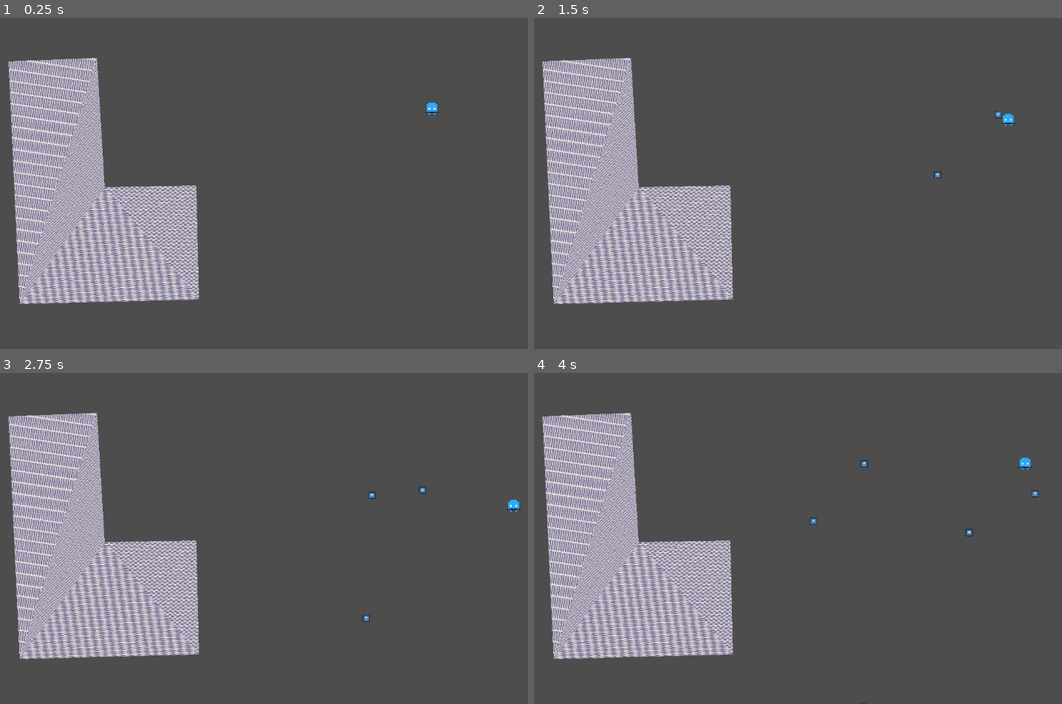
Above: before the commit, frames 1-4 (two rows, left to right).
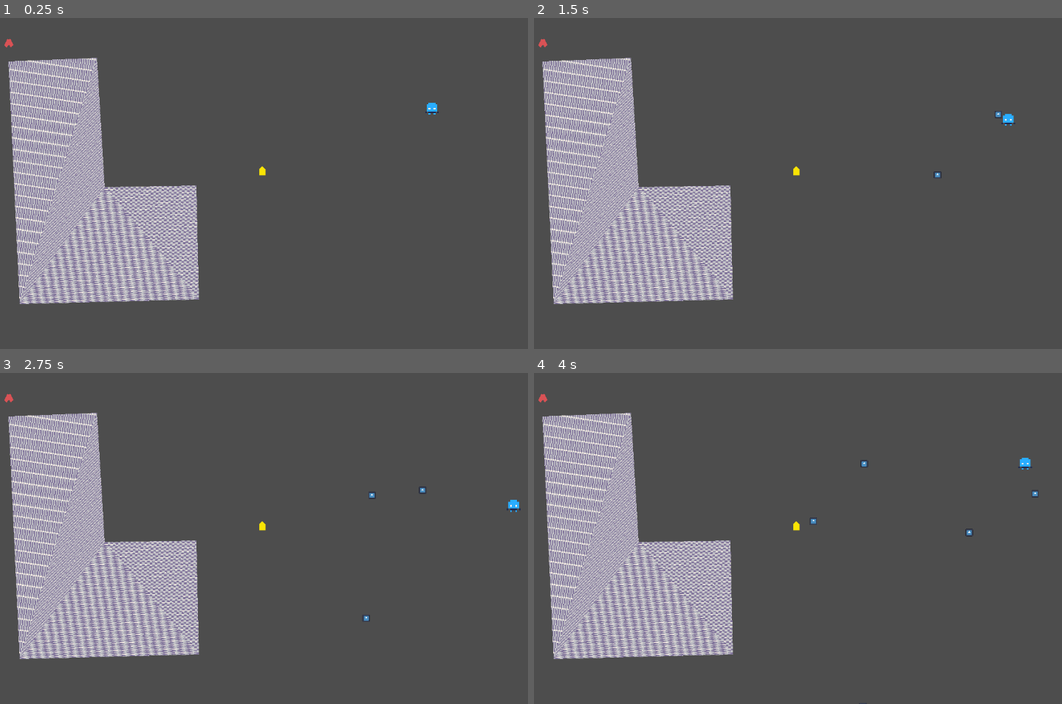
Above: after the commit, the same moments.

Repository: danilkor/core-mechanics-challenge-2025-winter
Game: Godot game, scene res://Scenes/Main.tscn
Same seed, same stepped clock (60 frames per second), same inputs: the game is played once before the commit and once after it. The engine's default icon, where the game draws it, is replaced by a stand-in: a white triangle on a blue panel in a dark square.
Inputs (mouse positions are in pixels of both pictures, inside the frame that each line leads up to):
- Up to frame 1 (0.25 s): no input
- Up to frame 2 (1.5 s): tap Enter at 0.5 s; move the mouse to (940, 166) at 0.52 s; press the mouse at (940, 166) at 0.53 s; hold D (right) 0.53-1.28 s; move the mouse to (692, 200) at 1.27 s; release the mouse at (692, 200) at 1.28 s; hold S (down) from 1.28 s (still down); click (692, 200) at 1.35 s
- Up to frame 3 (2.75 s): move the mouse to (337, 465) at 2.02 s; release S (down) at 2.03 s; press the mouse at (337, 465) at 2.03 s; hold D (right) from 2.03 s (still down)
- Up to frame 4 (4 s): move the mouse to (782, 604) at 2.77 s; release D (right) at 2.78 s; release the mouse at (782, 604) at 2.78 s; hold W (up) 2.78-3.53 s; click (782, 604) at 2.85 s; move the mouse to (988, 588) at 3.52 s; press the mouse at (988, 588) at 3.53 s; hold A (left) from 3.53 s (still down)

The runs differ from the first frame. In frame 1, less than 0.1% of the frame differs, in the area x 0-51%, y 6-48%; in frame 2, less than 0.1%; in frame 3, less than 0.1%; in frame 4, less than 0.1%.

Commit message:
fixed walls, some characters refactoring

Diff:
--- a/Navigation/MainMapPolygon.tres
+++ b/Navigation/MainMapPolygon.tres
@@ -1,7 +1,7 @@
 [gd_resource type="NavigationPolygon" format=3 uid="uid://ckjpo1y4ye77u"]
 
 [resource]
-vertices = PackedVector2Array(23, 19.03125, 1132.8672, 20.960938, 379.7422, 143.88281, 269.8672, 136.25, 1129.1172, 630.84375, 339.96875, 254.88281, 23, 622.14844, 220.27344, 209.79688)
-polygons = Array[PackedInt32Array]([PackedInt32Array(0, 1, 2, 3), PackedInt32Array(2, 1, 4, 5), PackedInt32Array(5, 4, 6, 7), PackedInt32Array(7, 6, 0), PackedInt32Array(0, 3, 7)])
+vertices = PackedVector2Array(1130.8594, 22.960938, 1127.1328, 628.8203, 25, 620.1719, 25, 21.03125)
+polygons = Array[PackedInt32Array]([PackedInt32Array(0, 1, 2, 3)])
 outlines = Array[PackedVector2Array]([PackedVector2Array(3, -1, 1153, 1, 1149, 651, 3, 642)])
-agent_radius = 20.0
+agent_radius = 22.0
--- a/Scenes/Main.tscn
+++ b/Scenes/Main.tscn
@@ -4,8 +4,11 @@
 [ext_resource type="Texture2D" uid="uid://c7d1ip287n0i3" path="res://Assets/kenney_pico-8-platformer/Transparent/Tiles/tile_0105.png" id="2_pbw6q"]
 [ext_resource type="NavigationPolygon" uid="uid://ckjpo1y4ye77u" path="res://Navigation/MainMapPolygon.tres" id="3_v1gob"]
 [ext_resource type="PackedScene" uid="uid://badqkirhbwrdb" path="res://Nodes/Wall.tscn" id="5_pbw6q"]
+[ext_resource type="Script" uid="uid://d1hatxk38vfj2" path="res://Scripts/Enemy.gd" id="5_v1gob"]
 
 [sub_resource type="RectangleShape2D" id="RectangleShape2D_bo1nx"]
+
+[sub_resource type="CircleShape2D" id="CircleShape2D_rgh2o"]
 
 [node name="Main" type="Node2D" unique_id=551058615]
 
@@ -26,9 +29,24 @@
 [node name="NavigationRegion2D" type="NavigationRegion2D" parent="." unique_id=1884080507]
 navigation_polygon = ExtResource("3_v1gob")
 
-[node name="NavigationObstacle2D" type="NavigationObstacle2D" parent="NavigationRegion2D" unique_id=1994884867]
-vertices = PackedVector2Array(352, 162, 328, 229, 251, 200, 280, 157)
-affect_navigation_mesh = true
-
 [node name="Wall" parent="." unique_id=1012657456 instance=ExtResource("5_pbw6q")]
 position = Vector2(294, 416)
+
+[node name="Enemy" type="CharacterBody2D" parent="." unique_id=1304602034]
+position = Vector2(52, 49)
+script = ExtResource("5_v1gob")
+
+[node name="CollisionShape2D" type="CollisionShape2D" parent="Enemy" unique_id=1880849237]
+shape = SubResource("CircleShape2D_rgh2o")
+
+[node name="Polygon2D" type="Polygon2D" parent="Enemy" unique_id=1669779794]
+color = Color(0.8524747, 0.32398525, 0.33373213, 1)
+antialiased = true
+polygon = PackedVector2Array(-9, 4, -5, -4, -4, -6, -3, -8, 0, -7, 3, -8, 9, 4, 4, 9, 1, 4, -1, 4, -4, 9)
+
+[node name="Node2D" type="Node2D" parent="." unique_id=674506954]
+position = Vector2(547, 303)
+
+[node name="Polygon2D" type="Polygon2D" parent="Node2D" unique_id=1964259205]
+color = Color(1, 0.91749996, 0.00999999, 0.9647059)
+polygon = PackedVector2Array(-6, 5, 6, 5, 6, -7, 0, -13, -6, -7)
--- a/Scripts/Bullet.gd
+++ b/Scripts/Bullet.gd
@@ -21,7 +21,7 @@
 
 # ==== EXTRA ======
 const wall_class = preload("res://Scripts/Wall.gd")
-
+var friendly: bool
 
 func _ready() -> void:
 	timer.wait_time = time_to_live
--- a/Scripts/Character.gd
+++ b/Scripts/Character.gd
@@ -1,11 +1,24 @@
 extends CharacterBody2D
 class_name Character
 
+
+@export_category("Character Stats")
 var max_health = 5
 var health = 5
 var speed = 110
 var size = 5
 
+
+# ====== SIGNALS ======
+signal damaged(damage: int)
+signal died
+
+# ====== Shooting ======
+var bullet_node = preload("res://Nodes/Bullet.tscn")
+@onready var main_node = get_node("/root/Main")
+
+# ======
+var base: Node
 
 func print_data() -> void:
 	print("max_health: ", max_health)
@@ -17,7 +30,27 @@
 	print("[DEBUG] New Character created: {")
 	print_data()
 	print("}")
+
+	base = main_node.find_child("Base")
 	pass
 
 func _process(delta: float) -> void:
 	pass
+
+# Should be called by bullet
+func damage() -> void:
+	var damage_amount = 0
+	# TODO
+	damaged.emit(damage_amount)
+
+
+#shooting
+func shoot_bullet(direction: Vector2, friendly: bool) -> void:
+	var bullet = bullet_node.instantiate()
+	bullet.my_direction = direction
+	bullet.position = position
+	bullet.friendly = friendly
+	main_node.add_child(bullet)
+	print("shooting bullet: ")
+	print("Direction: ")
+	print(direction)
--- /dev/null
+++ b/Scripts/Enemy.gd
@@ -0,0 +1,7 @@
+extends "res://Scripts/Character.gd"
+
+func _ready() -> void:
+	pass
+
+func _physics_process(delta: float) -> void:
+	pass
--- /dev/null
+++ b/Scripts/EnemyPathfinding.gd
@@ -0,0 +1,12 @@
+extends Node
+
+var nav_serv: NavigationServer2D
+# Called when the node enters the scene tree for the first time.
+func _ready() -> void:
+	nav_serv = NavigationServer2DManager
+	pass # Replace with function body.
+
+
+# Called every frame. 'delta' is the elapsed time since the previous frame.
+func _process(delta: float) -> void:
+	pass
--- a/Scripts/Player.gd
+++ b/Scripts/Player.gd
@@ -1,7 +1,5 @@
 extends "res://Scripts/Character.gd"
 
-var bullet_node = preload("res://Nodes/Bullet.tscn")
-@onready var main_node = get_node("/root/Main")
 # Called when the node enters the scene tree for the first time.
 func _ready() -> void:
 	super()
@@ -27,16 +25,5 @@
 
 func process_mouse_click(event):
 	var direction = (get_global_mouse_position()-position).normalized()
-	shoot_bullet(direction)
+	shoot_bullet(direction, true)
 	#get_node("/root/Main/Bullet").rebuild.emit()
-
-
-#shooting
-func shoot_bullet(direction: Vector2) -> void:
-	var bullet = bullet_node.instantiate()
-	bullet.my_direction = direction
-	bullet.position = position
-	main_node.add_child(bullet)
-	print("shooting bullet: ")
-	print("Direction: ")
-	print(direction)
--- a/Scripts/Wall.gd
+++ b/Scripts/Wall.gd
@@ -1,12 +1,21 @@
 extends StaticBody2D
 class_name Wall
+
+
+# ====== PARAMS ======
+@export var min_area = 150
+
+# ====== INNER REFERENCES ======
 @onready var wall_shape: CollisionPolygon2D = $CollisionPolygon2D
 @onready var wall_texture_polygon: Polygon2D = $TexturePolygon2D
+
+# ======= SIGNALS =======
 signal damage_wall(damage_polygon: CollisionPolygon2D)
 signal wall_changed(wall_polygon: PackedVector2Array)
+
+# ======= Destruction stuff======
 var wall_node = preload("res://Nodes/Wall.tscn")
 var navigation_region: NavigationRegion2D
-@export var min_area = 150
 var wall_obstacle: NavigationObstacle2D
 var main_navigation_region: NavigationRegion2D
 
@@ -27,12 +36,15 @@
 	emit_signal.call_deferred("wall_changed")
 
 
+# Creates a new wall at the same place as this one with given Polygon
 func create_new_wall(polygon: PackedVector2Array):
 	var new_wall: Wall = wall_node.instantiate()
 	new_wall.get_node("CollisionPolygon2D").polygon = polygon
 	new_wall.position = position
 	call_deferred("add_sibling", new_wall)
 
+
+# Checks if the area is big enough to be considered a wall
 func area_check():
 	var area = CustomGeometry2D.calculate_area(wall_shape.polygon)
 	print(area)
@@ -41,6 +53,7 @@
 			wall_obstacle.queue_free()
 		queue_free()
 
+# On damage by bullet (for destrucction purposes)
 func _on_damage(damage_polygon: CollisionPolygon2D) -> void:
 	# offset polygon
 	var offset_polygon: PackedVector2Array
@@ -61,10 +74,11 @@
 	call_deferred("area_check")
 	emit_signal.call_deferred("wall_changed")
 
-
+# Makes wall look like it's physics
 func change_texture():
 	wall_texture_polygon.polygon = wall_shape.polygon
 
+# Makes navigation obstacle same as wall's physics
 func change_obstacle():
 	wall_obstacle.vertices = wall_shape.polygon
 	if not main_navigation_region.is_baking():
Not shown, added: Scripts/Enemy.gd.uid
Not shown, added: Scripts/EnemyPathfinding.gd.uid
